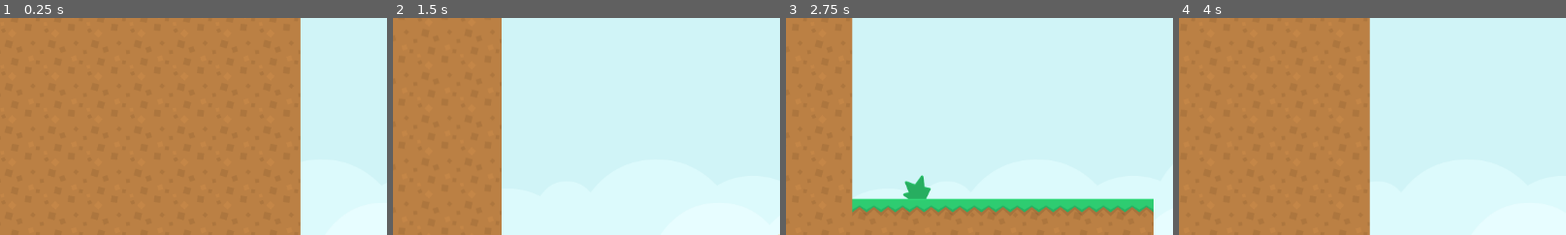
Above: before the commit, frames 1-4 (left to right).
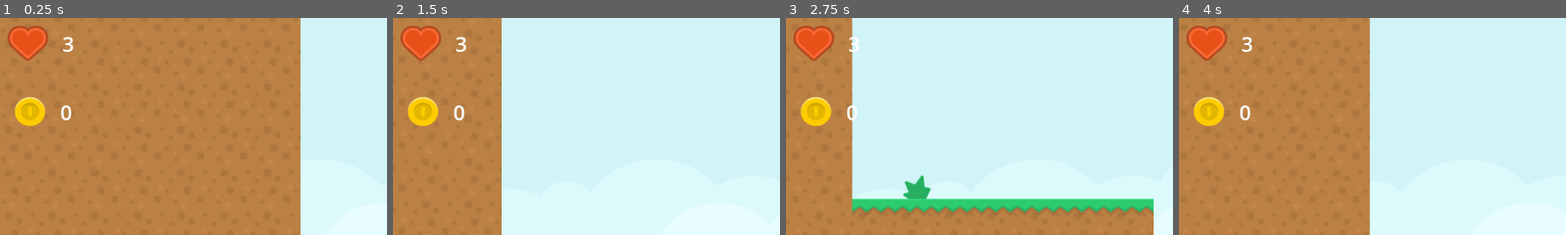
Above: after the commit, the same moments.

Repository: most025/bitbot-adventure
Game: Godot game, scene res://Scene/main/level.tscn
Two runs of this game, one before a commit and one after it. Both use one fixed random seed, a clock stepped at 60 frames per second and the inputs below.
Inputs:
- Up to frame 1 (0.25 s): no input
- Up to frame 2 (1.5 s): tap Enter (ui_accept) at 0.5, 0.77 s; hold Right (ui_right) from 0.53 s (still down)
- Up to frame 3 (2.75 s): tap Enter (ui_accept) at 1.52 s; release Right (ui_right) at 2.03 s; hold Left (ui_left) from 2.03 s (still down)
- Up to frame 4 (4 s): keep holding Left (ui_left); tap Enter (ui_accept) at 3.02, 3.77 s
The pictures show only the part of the screen within x 0-50%, y 1-51%; the shares and areas given below are measured in that part.

The runs differ from the first frame. In frame 1, 2.3% of the frame differs, in the area x 2-20%, y 3-50%; in frame 2, 2.3%; in frame 3, 2.3%; in frame 4, 2.3%.

Commit message:
Se ha agregado el HUD

Diff:
--- /dev/null
+++ b/Scene/main/game_manager.gd
@@ -0,0 +1,12 @@
+extends Node
+
+var coins = 0
+var lives = 3
+# Called when the node enters the scene tree for the first time.
+func _ready() -> void:
+	pass # Replace with function body.
+
+
+# Called every frame. 'delta' is the elapsed time since the previous frame.
+func _process(delta: float) -> void:
+	pass
--- /dev/null
+++ b/Scene/main/game_manager.tscn
@@ -0,0 +1,6 @@
+[gd_scene load_steps=2 format=3 uid="uid://b37guf7njk0ci"]
+
+[ext_resource type="Script" path="res://Scene/main/game_manager.gd" id="1_vjaht"]
+
+[node name="GameManager" type="Node"]
+script = ExtResource("1_vjaht")
--- /dev/null
+++ b/Scene/main/hud.gd
@@ -0,0 +1,6 @@
+extends CanvasLayer
+
+
+func _process(delta: float) -> void:
+	$LabelLives.text= str(GameManager.lives)
+	$LabelCoins.text= str(GameManager.coins)
--- /dev/null
+++ b/Scene/main/hud.tscn
@@ -0,0 +1,42 @@
+[gd_scene load_steps=4 format=3 uid="uid://cwhc8nk2nm7ve"]
+
+[ext_resource type="Script" path="res://Scene/main/hud.gd" id="1_m63a5"]
+[ext_resource type="Texture2D" uid="uid://nada0jr5vmyb" path="res://assets/level_objects/heart.png" id="1_mw5xf"]
+[ext_resource type="Texture2D" uid="uid://bmurl7fahn7pm" path="res://assets/level_objects/coinGold.png" id="2_ik0rw"]
+
+[node name="HUD" type="CanvasLayer"]
+script = ExtResource("1_m63a5")
+
+[node name="TextureLives" type="TextureRect" parent="."]
+offset_left = 3.0
+offset_top = 3.0
+offset_right = 131.0
+offset_bottom = 131.0
+scale = Vector2(0.637155, 0.634836)
+texture = ExtResource("1_mw5xf")
+
+[node name="LabelLives" type="Label" parent="."]
+offset_left = 82.0
+offset_top = 25.0
+offset_right = 124.0
+offset_bottom = 69.0
+theme_override_font_sizes/font_size = 31
+text = "0"
+horizontal_alignment = 1
+
+[node name="TextureCoins" type="TextureRect" parent="."]
+offset_left = 1.0
+offset_top = 105.0
+offset_right = 129.0
+offset_bottom = 233.0
+scale = Vector2(0.703407, 0.671343)
+texture = ExtResource("2_ik0rw")
+
+[node name="LabelCoins" type="Label" parent="."]
+offset_left = 80.0
+offset_top = 127.0
+offset_right = 121.0
+offset_bottom = 171.0
+theme_override_font_sizes/font_size = 31
+text = "0"
+horizontal_alignment = 1
--- a/Scene/main/level.tscn
+++ b/Scene/main/level.tscn
@@ -10,6 +10,7 @@
 [ext_resource type="PackedScene" uid="uid://ctvydlbf4qn4f" path="res://Scene/level_objects/oneup.tscn" id="8_57b7v"]
 [ext_resource type="PackedScene" uid="uid://dux6f0j4efb6k" path="res://Scene/level_objects/coin.tscn" id="8_ocxyg"]
 [ext_resource type="PackedScene" uid="uid://dyiq0rakywxgr" path="res://Scene/level_objects/checkpoint.tscn" id="10_2pnaa"]
+[ext_resource type="PackedScene" uid="uid://cwhc8nk2nm7ve" path="res://Scene/main/hud.tscn" id="11_lulno"]
 
 [sub_resource type="TileSetAtlasSource" id="TileSetAtlasSource_a3ulg"]
 texture = ExtResource("2_44jk3")
@@ -89,3 +90,5 @@
 
 [node name="Checkpoint" parent="Checkpoints" instance=ExtResource("10_2pnaa")]
 position = Vector2(1779, -482)
+
+[node name="HUD" parent="." instance=ExtResource("11_lulno")]
--- a/Scene/main/player.gd
+++ b/Scene/main/player.gd
@@ -1,11 +1,9 @@
 extends CharacterBody2D
-
 
 const SPEED = 300.0
 const JUMP_VELOCITY = -500.0
 var gravity=800.0
-var coins = 0
-var lives = 3
+
 var last_checkpoint_position= Vector2.ZERO
 
 func _ready() -> void:
@@ -52,8 +50,8 @@
 		$AnimatedSprite2D.play("idle")
 
 func lose():
-	lives -= 1
-	if lives > 0:
+	GameManager.lives -= 1
+	if GameManager.lives > 0:
 		position = last_checkpoint_position
 	else:
 		get_tree().reload_current_scene()
@@ -72,10 +70,10 @@
 	elif (area.is_in_group("deatzone")) or (area.is_in_group("projectiles")):
 		lose()
 	elif (area.is_in_group("coins")):
-		coins += 1
+		GameManager.coins += 1
 		area.queue_free()
 	elif (area.is_in_group("one_ups")):
-		lives+=1
+		GameManager.lives+=1
 		area.queue_free()
 	elif (area.is_in_group("checkpoints")):
 		last_checkpoint_position= area.position
--- a/project.godot
+++ b/project.godot
@@ -15,6 +15,10 @@
 config/features=PackedStringArray("4.3", "GL Compatibility")
 config/icon="res://icon.svg"
 
+[autoload]
+
+GameManager="*res://Scene/main/game_manager.tscn"
+
 [global_group]
 
 enemies=""
Not shown: 1 places in Scene/main/level.tscn that only renumber resources
